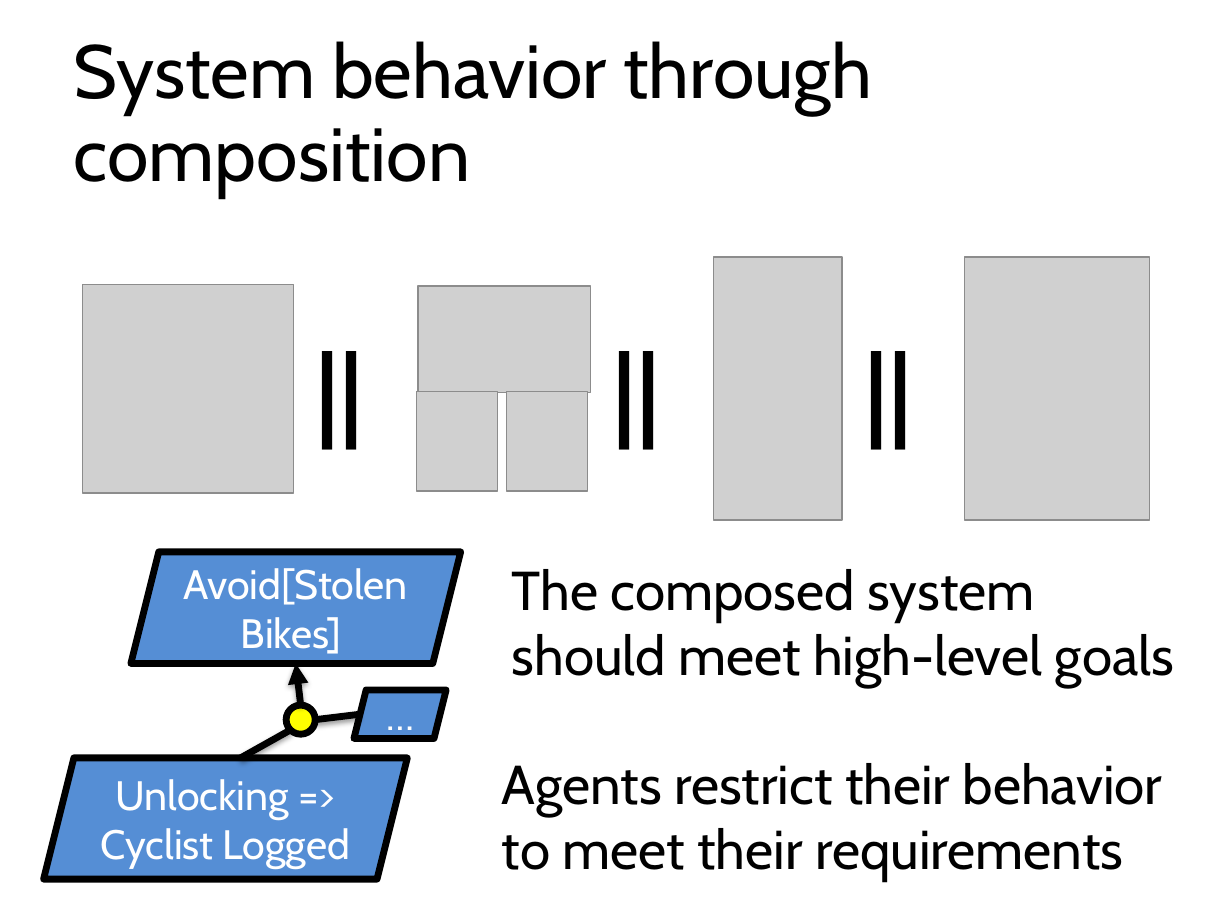
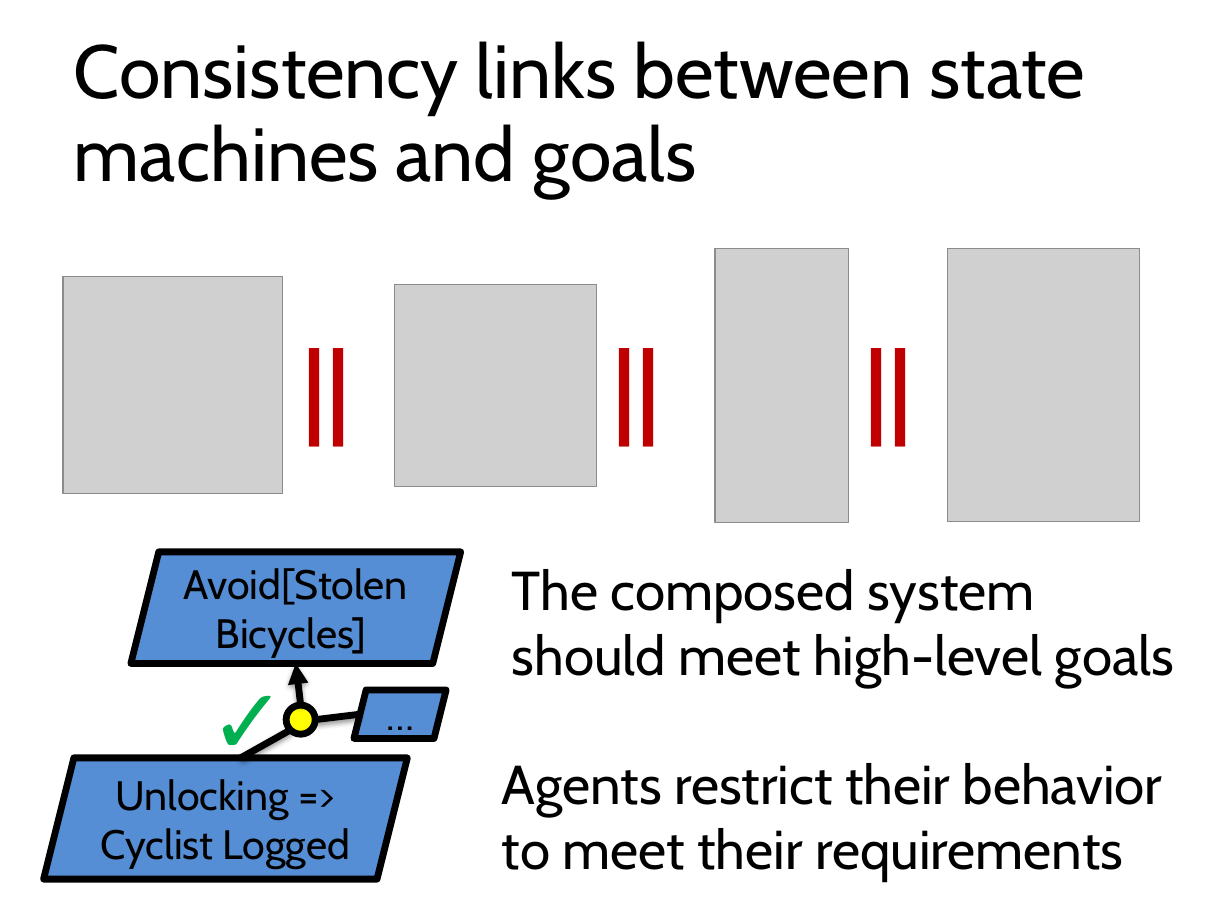
Before and after one commit to blambeau/phd, a slide deck: slide 27 of public-defense/slides.pptx (slide 25 before the commit). Drawn at 1232x924 pixels with LibreOffice and Linux fonts; fonts in the diff are those of the drawing; grey boxes stand for pictures. Boxes give left, top, right and bottom in pixels: in the first picture for what was removed or moved away, otherwise in the second. Text is boxed around its words. In the diff, an @@ line names an element or a change of style, - is before the commit and + after.

```diff
--- a/public-defense/slides.pptx
+++ b/public-defense/slides.pptx
@@ title at bbox=[74, 41, 1086, 196]: text changed @@
-System behavior through
-composition
+Consistency links between state machines and goals
@@ picture: place and size @@
-picture at bbox=[713, 257, 843, 521]
+picture at bbox=[715, 249, 849, 522]
@@ picture: place and size @@
-picture at bbox=[965, 257, 1149, 520]
+picture at bbox=[947, 249, 1140, 522]
@@ picture: place and size @@
-picture at bbox=[83, 285, 294, 493]
+picture at bbox=[63, 277, 282, 494]
@@ picture added at bbox=[394, 285, 596, 487] @@
@@ picture removed at bbox=[418, 286, 590, 392] @@
@@ text colour #000000 to #C00000 in 3 elements at bbox=[601, 317, 703, 453], bbox=[853, 317, 955, 453], bbox=[291, 317, 393, 453] @@
@@ text "||": place and size @@
-text "||" at bbox=[303, 320, 405, 457]
+text "||" at bbox=[291, 317, 393, 453]
@@ picture removed at bbox=[416, 392, 498, 492] @@
@@ picture removed at bbox=[506, 392, 588, 492] @@
@@ text in parallelogram at bbox=[184, 568, 408, 658]: text changed; text colour #FFFFFF to #000000 @@
-Avoid[Stolen Bikes]
+Avoid[Stolen Bicycles]
@@ text added at bbox=[197, 655, 296, 780], 54 pt, text #00B050, bold @@
+✓
@@ parallelogram "…" at bbox=[354, 690, 446, 738]: text colour #FFFFFF to #000000 @@
@@ parallelogram "Unlocking => Cyclist Logged" at bbox=[43, 758, 407, 878]: text colour #FFFFFF to #000000 @@
```
Also in this commit, not shown: 44 other slides changed, 14 slides added, 8 slides removed, 9 other files.
